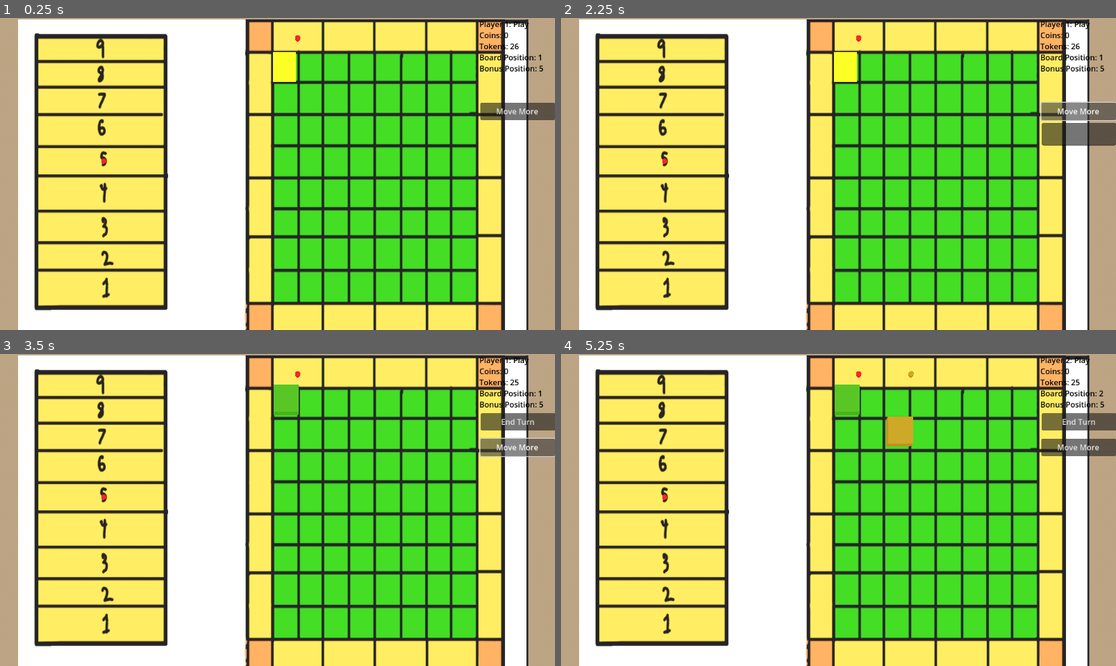
Above: before the commit, frames 1-4 (two rows, left to right).
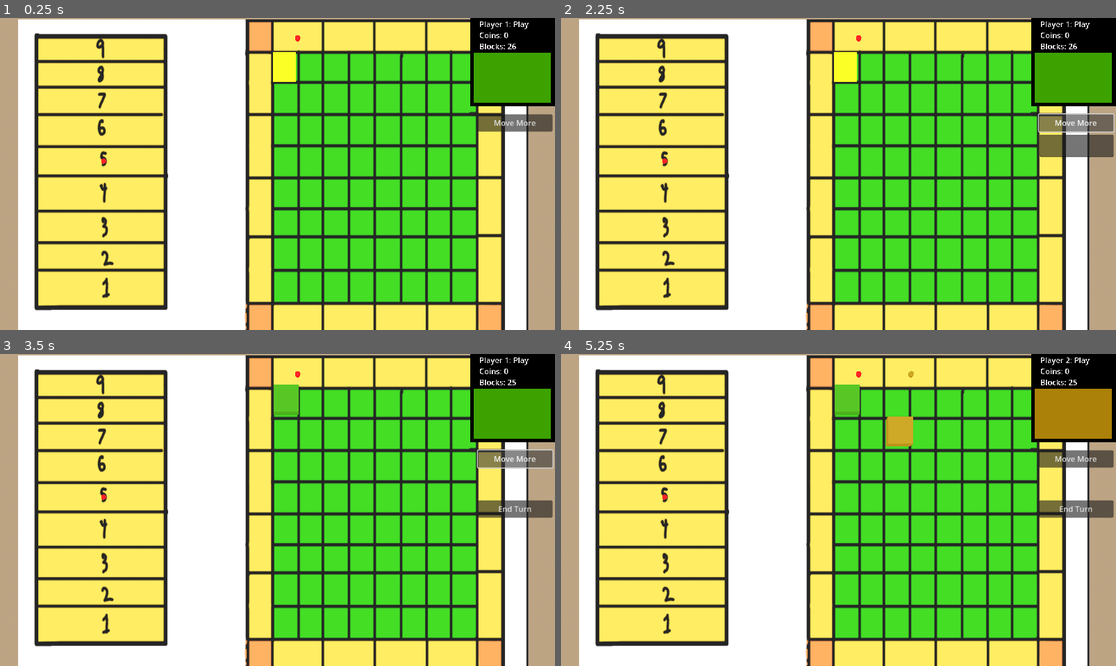
Above: after the commit, the same moments.

Repository: internot169/CasaGrande
Game: Godot game, scene res://main.tscn
Two runs of this game, one before a commit and one after it. Both use one fixed random seed, a clock stepped at 60 frames per second and the inputs below. The engine's default icon, where the game draws it, is replaced by a stand-in: a white triangle on a blue panel in a dark square.
Inputs:
- Up to frame 1 (0.25 s): no input
- Up to frame 2 (2.25 s): click "Move More" at 0.5 s; click "Move More" at 1.25 s; click "Move More" at 2 s
- Up to frame 3 (3.5 s): tap Enter at 2.75 s; hold D (D) from 2.78 s (still down); tap S (S) at 3.05 s
- Up to frame 4 (5.25 s): release D (D) at 3.5 s; click "End Turn" at 3.5 s; tap Space (SPACE) at 4.25 s; tap S (S) at 4.35 s; tap D (D) at 4.55 s; tap Enter at 5 s; hold A (A) from 5.03 s (still down)

The runs differ from the first frame. In frame 1, 5.1% of the frame differs, in the area x 84-100%, y 0-37%; in frame 2, 5.5%; in frame 3, 5.9%, in the area x 84-100%, y 0-53%; in frame 4, 5.8%.

Commit message:
UI updates

Diff:
--- a/CasaGrande/game_manager.gd
+++ b/CasaGrande/game_manager.gd
@@ -16,6 +16,9 @@
 	curr_player = get_node(players[0])
 	player_text = "Player 1: Play"
 
+	var curr_color = curr_player.new_color
+	$UI/Icon.material.set_shader_parameter("color", Plane(curr_color.r, curr_color.g, curr_color.b, curr_color.a))
+
 func _process(delta):
 	$UI.display_player(curr_player, player_text)
 
@@ -26,7 +29,7 @@
 
 
 func switch_turn():
-	get_node("UI/Button").visible = false
+	$UI/Button.visible = false
 
 	if (game_ending_index == 4):
 		curstate = States.GAME_OVER
@@ -59,6 +62,9 @@
 	player_text = text
 
 	$UI.display_player(curr_player, text)
+	var curr_color = curr_player.new_color
+	$UI/Icon.material.set_shader_parameter("color", Plane(curr_color.r, curr_color.g, curr_color.b, curr_color.a))
+
 	turn()
 
 func turn():
@@ -67,7 +73,7 @@
 
 	if(curr_player.check_corner()):
 		can_lay_block = false
-		get_node("UI/Button").visible = true
+		$UI/Button.visible = true
 
 func roll_dice():
 	# Random logic here
@@ -86,7 +92,7 @@
 func lay_block(x, y, z):
 	if(can_lay_block):
 		can_lay_block = !get_node("../Board").lay_block(x, y, z)
-		get_node("UI/Button").visible = !can_lay_block
+		$UI/Button.visible = !can_lay_block
 
 # Returns an array with [x_left_bound, x_right_bound, y_left_bound, y_right_bound]
 # -1 if no bound
--- a/CasaGrande/ui.gd
+++ b/CasaGrande/ui.gd
@@ -18,9 +18,7 @@
 
 	label.text = text
 	label.text += "\nCoins: " + str(p.money)
-	label.text += "\nTokens: " + str(p.tokens_left)
-	label.text += "\nBoard Position: " + str(p.board_position)
-	label.text += "\nBonus Position: " + str(p.bonus_position)
+	label.text += "\nBlocks: " + str(p.tokens_left)
 
 func _on_button_pressed():
 	get_node("..").switch_turn()
--- a/CasaGrande/ui.tscn
+++ b/CasaGrande/ui.tscn
@@ -1,6 +1,16 @@
-[gd_scene load_steps=2 format=3 uid="uid://cxud4apv37bp4"]
+[gd_scene load_steps=6 format=3 uid="uid://cxud4apv37bp4"]
 
 [ext_resource type="Script" path="res://ui.gd" id="1_sml6r"]
+[ext_resource type="Shader" path="res://ui_color.gdshader" id="2_4lhhd"]
+[ext_resource type="Texture2D" uid="uid://3gjfw7jvreso" path="res://icon.svg" id="3_psawg"]
+
+[sub_resource type="ShaderMaterial" id="ShaderMaterial_x21lg"]
+shader = ExtResource("2_4lhhd")
+shader_parameter/color = Vector4(0, 0, 0, 1)
+
+[sub_resource type="ShaderMaterial" id="ShaderMaterial_ej2cv"]
+shader = ExtResource("2_4lhhd")
+shader_parameter/color = Vector4(0, 0, 0, 1)
 
 [node name="UI" type="Control"]
 layout_mode = 3
@@ -11,6 +21,12 @@
 grow_vertical = 2
 script = ExtResource("1_sml6r")
 
+[node name="Icon2" type="Sprite2D" parent="."]
+material = SubResource("ShaderMaterial_x21lg")
+position = Vector2(1064, 92)
+scale = Vector2(1.375, 1.4375)
+texture = ExtResource("3_psawg")
+
 [node name="Dice" type="TextureRect" parent="."]
 visible = false
 layout_mode = 0
@@ -18,20 +34,23 @@
 offset_bottom = 40.0
 
 [node name="RichTextLabel" type="RichTextLabel" parent="."]
-modulate = Color(0, 0, 0, 1)
+texture_filter = 1
 layout_mode = 0
 offset_left = 995.0
 offset_top = 1.0
 offset_right = 1153.0
 offset_bottom = 119.0
+text = "Player 1: Play
+Coins: 100000
+Blocks: 100000"
 
 [node name="Button" type="Button" parent="."]
 visible = false
 layout_mode = 0
-offset_left = 998.0
-offset_top = 123.0
-offset_right = 1153.0
-offset_bottom = 159.0
+offset_left = 992.0
+offset_top = 304.0
+offset_right = 1147.0
+offset_bottom = 340.0
 text = "End Turn"
 
 [node name="LayPlatform" type="Button" parent="."]
@@ -46,10 +65,10 @@
 
 [node name="Movemore" type="Button" parent="."]
 layout_mode = 0
-offset_left = 997.0
-offset_top = 176.0
-offset_right = 1152.0
-offset_bottom = 212.0
+offset_left = 992.0
+offset_top = 200.0
+offset_right = 1147.0
+offset_bottom = 236.0
 text = "Move More"
 
 [node name="TextEdit" type="TextEdit" parent="Movemore"]
@@ -59,6 +78,12 @@
 offset_right = 155.0
 offset_bottom = 89.0
 
+[node name="Icon" type="Sprite2D" parent="."]
+material = SubResource("ShaderMaterial_ej2cv")
+position = Vector2(1064, 124)
+scale = Vector2(1.25, 0.8125)
+texture = ExtResource("3_psawg")
+
 [connection signal="pressed" from="Button" to="." method="_on_button_pressed"]
 [connection signal="pressed" from="LayPlatform" to="." method="_on_button_pressed"]
 [connection signal="pressed" from="Movemore" to="." method="_on_movemore_pressed"]
--- /dev/null
+++ b/CasaGrande/ui_color.gdshader
@@ -0,0 +1,7 @@
+shader_type canvas_item;
+
+uniform vec4 color;
+
+void fragment() {
+	COLOR = color;
+}
